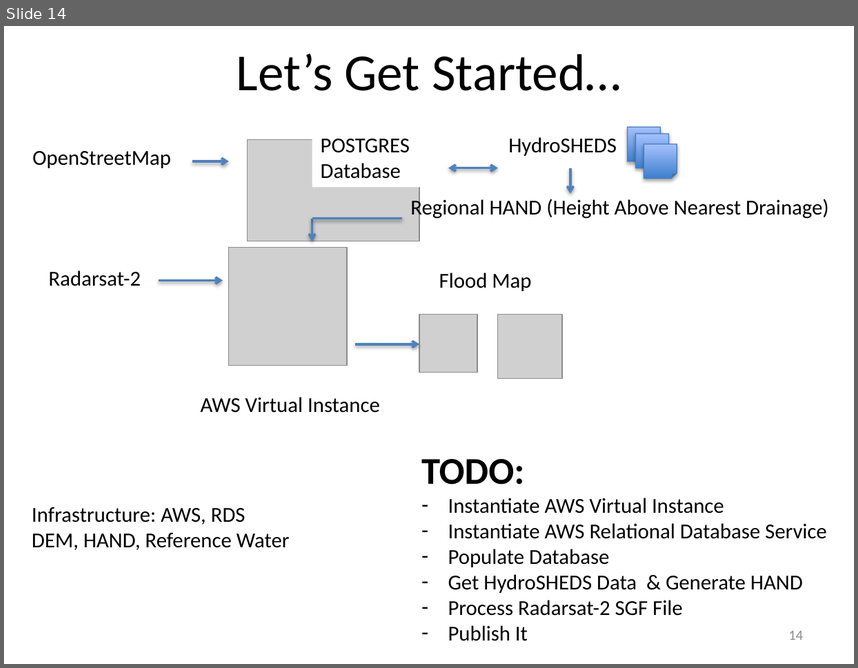
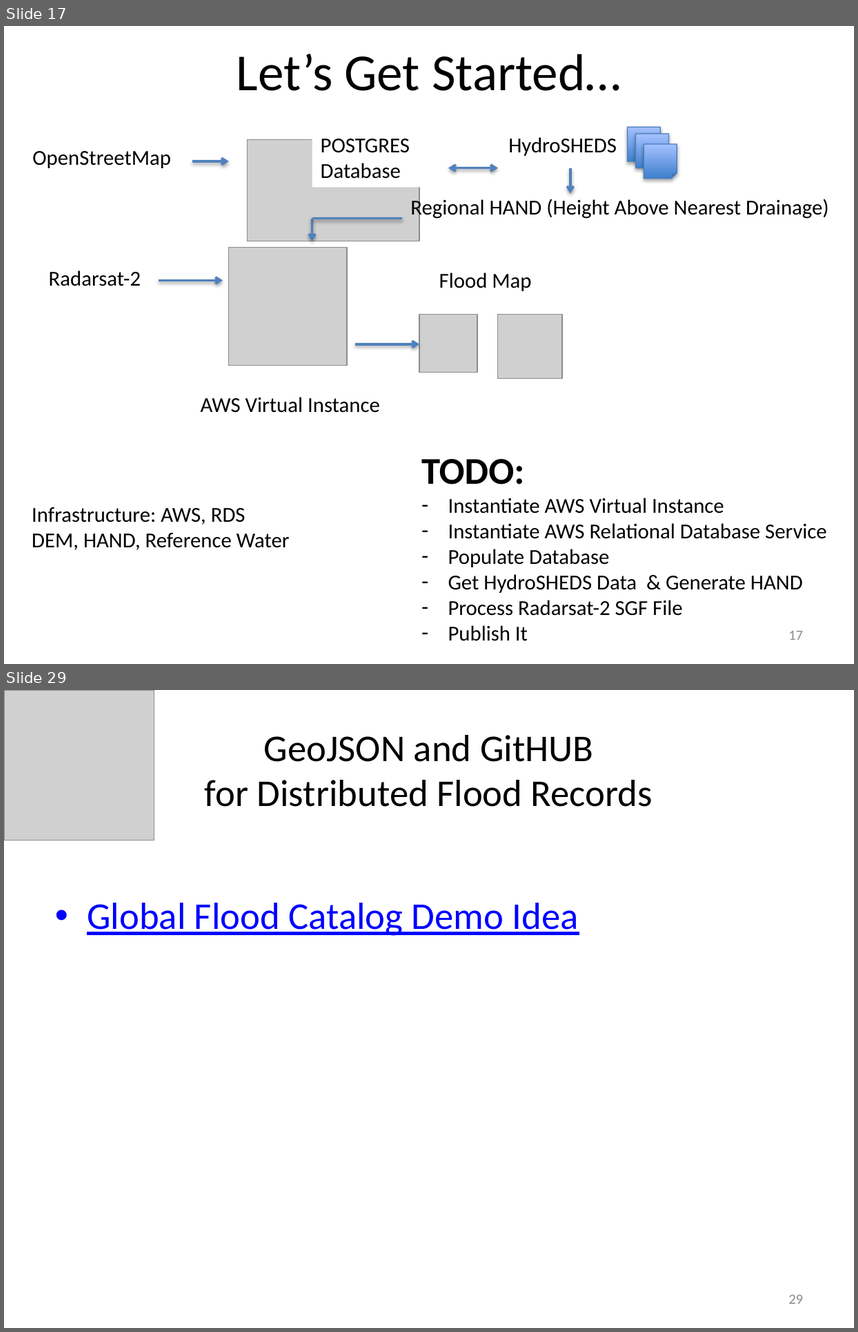
Before and after one commit to vightel/FloodMapsWorkshop, a slide deck: FloodMappingWorkshop.pptx. Shown one above the other, each under a label of ours: slide 14 before the commit, slides 17 and 29 after it; the slides between them are not shown. The pictures are 858x668 and 858x1332 pixels, drawn with LibreOffice and Linux fonts; fonts in the diff are those of the drawing; grey boxes stand for pictures. Boxes give left, top, right and bottom in pixels: in the first picture for what was removed or moved away, otherwise in the second. Text is boxed around its words. In the diff, an @@ line names an element or a change of style, - is before the commit and + after.

```diff
--- a/FloodMappingWorkshop.pptx
+++ b/FloodMappingWorkshop.pptx
@@ slide 29 added at (4,690,854,1328), background #FFFFFF @@
@@ picture added at (4,690,154,840) @@
@@ title added at (205,735,653,807), 32 pt, text #000000 @@
+GeoJSON and GitHUB
+for Distributed Flood Records
@@ text added at (87,903,579,936), 32 pt, text #0000FF, underline @@
+• Global Flood Catalog Demo Idea
@@ page number added at (789,1294,803,1303), 12 pt, text #8C8C8C @@
+29
@@ what was slide 14 is now slide 17 @@
@@ page number at (789,630,803,639): text changed @@
-14
+17
```
Also in this commit, not shown: 1 slide changed, 18 other slides added, 10 other files.
